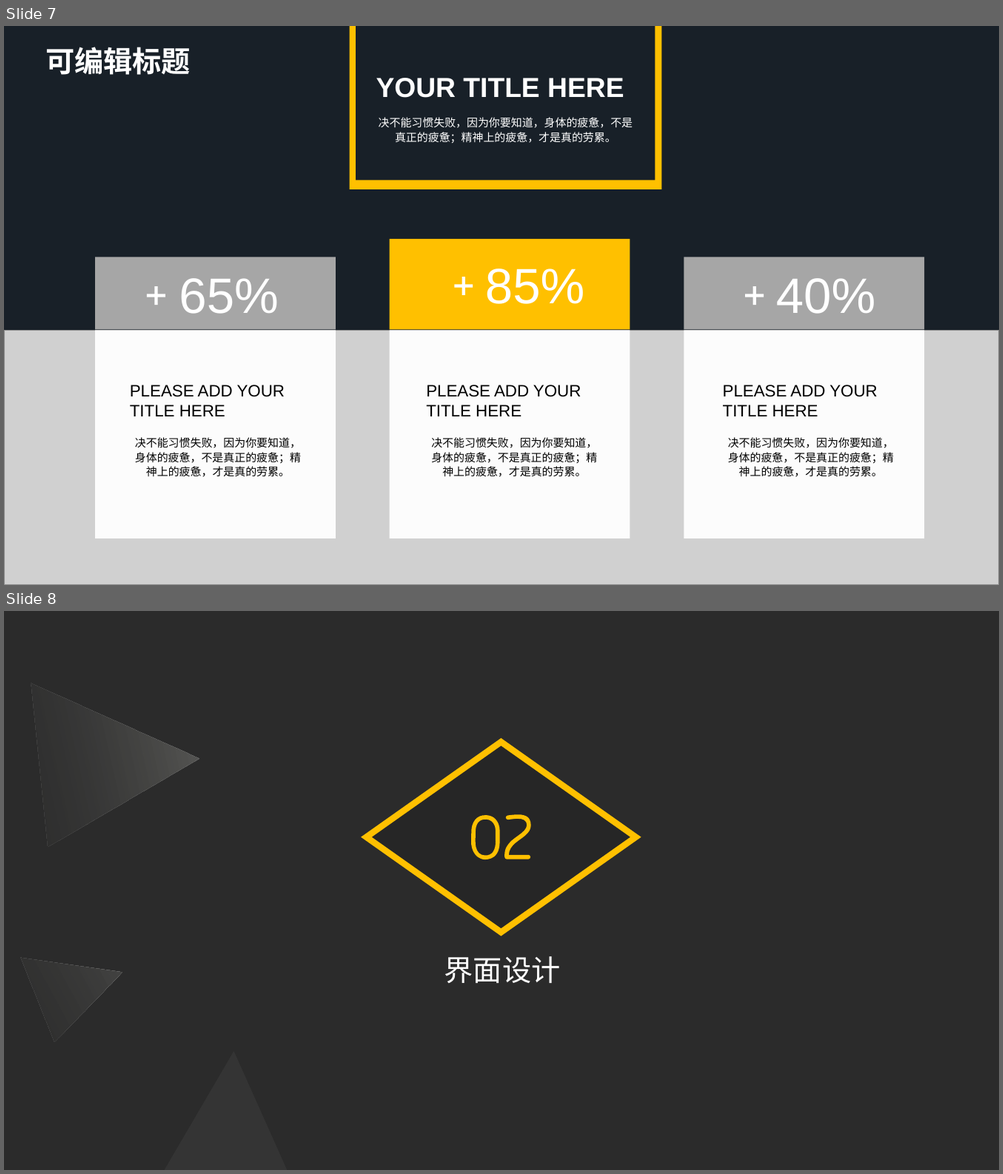
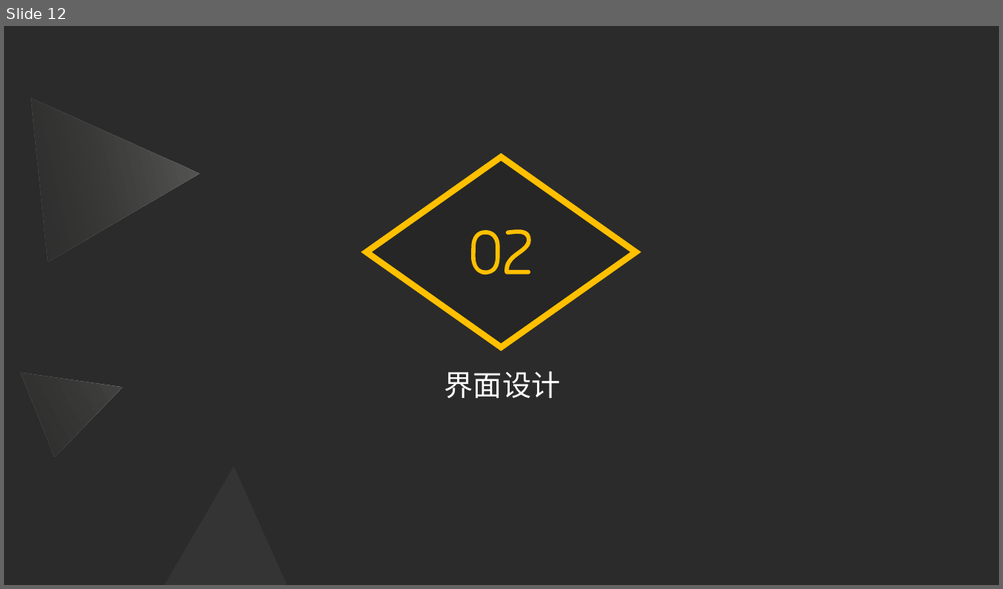
Before and after one commit to Software-Training/Development-steps, a slide deck: 项目架构与框架.pptx. Shown one above the other, each under a label of ours: slides 7 and 8 before the commit, slide 12 after it. The pictures are 1003x1174 and 1003x589 pixels, drawn with LibreOffice and Linux fonts; fonts in the diff are those of the drawing; grey boxes stand for pictures; background and template pictures are left out; a plain dark background stands for a picture behind light text. Boxes give left, top, right and bottom in pixels: in the first picture for what was removed or moved away, otherwise in the second. Text is boxed around its words. In the diff, an @@ line names an element or a change of style, - is before the commit and + after.

```diff
--- a/项目架构与框架.pptx
+++ b/项目架构与框架.pptx
@@ slide 7 removed at (4, 26, 999, 585), background #FCFBF9 @@
@@ rectangle removed at (4, 26, 999, 585) @@
@@ text removed at (45, 47, 190, 75) @@
-可编辑标题
@@ freeform shape removed at (350, 26, 662, 190) @@
@@ text removed at (376, 78, 623, 98) @@
-YOUR TITLE HERE
@@ text removed at (378, 117, 633, 143) @@
-决不能习惯失败，因为你要知道，身体的疲惫，不是真正的疲惫；精神上的疲惫，才是真的劳累。
@@ group removed at (95, 258, 336, 540): 3 texts, 2 rectangles, 1 plus @@
-决不能习惯失败，因为你要知道，身体的疲惫，不是真正的疲惫；精神上的疲惫，才是真的劳累。
-PLEASE ADD YOUR TITLE HERE
-65%
@@ group removed at (390, 239, 630, 540): 3 texts, 2 rectangles, 1 plus @@
-决不能习惯失败，因为你要知道，身体的疲惫，不是真正的疲惫；精神上的疲惫，才是真的劳累。
-PLEASE ADD YOUR TITLE HERE
-85%
@@ group removed at (684, 258, 924, 540): 3 texts, 2 rectangles, 1 plus @@
-决不能习惯失败，因为你要知道，身体的疲惫，不是真正的疲惫；精神上的疲惫，才是真的劳累。
-PLEASE ADD YOUR TITLE HERE
-40%
@@ picture removed at (4, 330, 999, 585) @@
@@ what was slide 8 is now slide 12 @@
```
Also in this commit, not shown: 4 slides changed, 8 slides added, 3 other slides removed.
